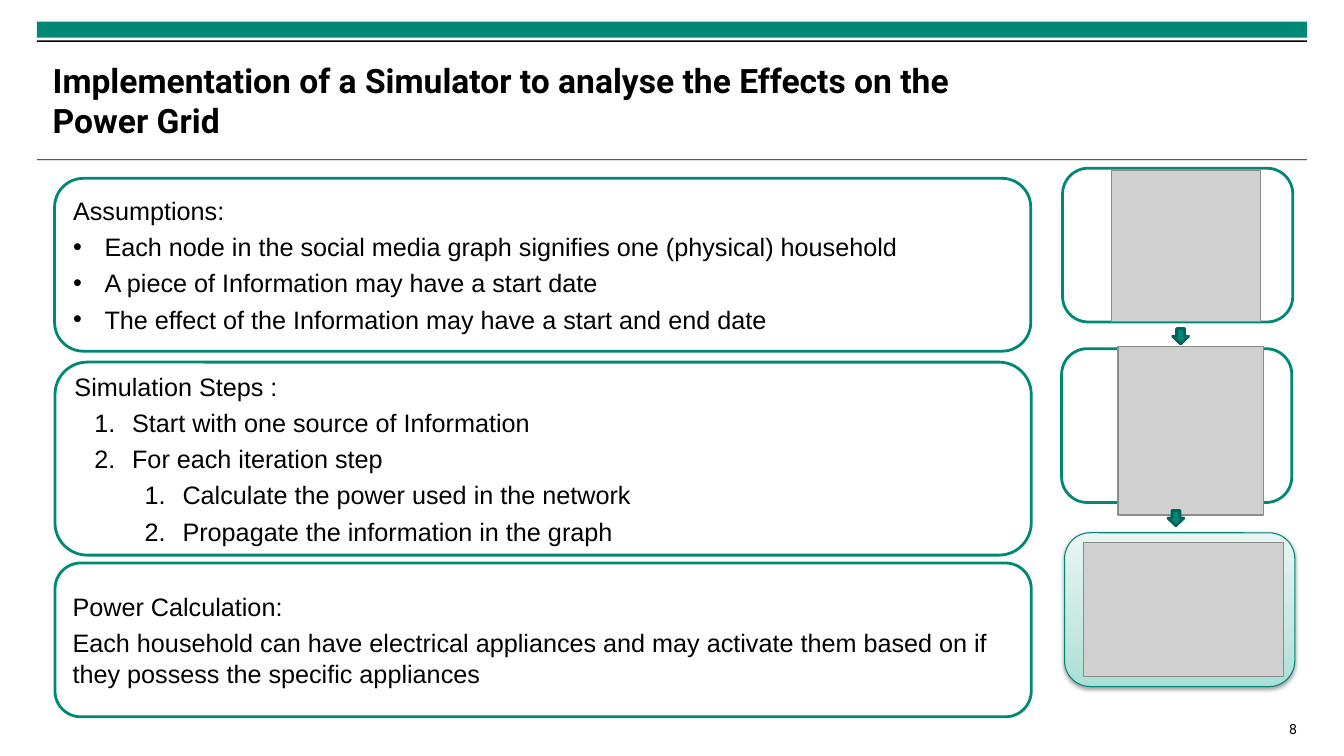
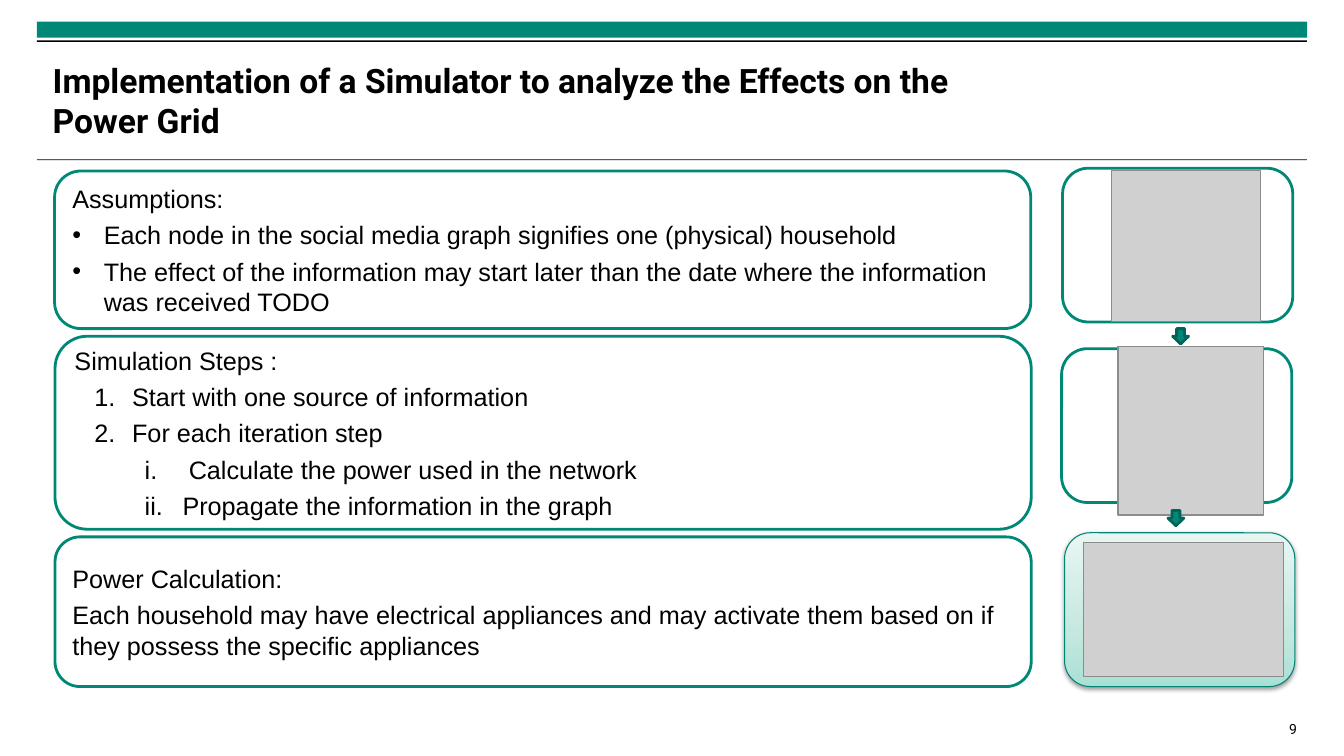
Before and after one commit to isabella-grieser/Modeling-and-Monitoring-Social-Media-Dynamics-to-predict-Electricity-Demand-Peaks, a slide deck: slide 9 of presentations/Zwischenpräsentation.pptx (slide 8 before the commit). Drawn at 1344x756 pixels with LibreOffice and Linux fonts; fonts in the diff are those of the drawing; grey boxes stand for pictures; background and template pictures are left out. Boxes give left, top, right and bottom in pixels: in the first picture for what was removed or moved away, otherwise in the second. Text is boxed around its words. In the diff, an @@ line names an element or a change of style, - is before the commit and + after.

```diff
--- a/presentations/Zwischenpräsentation.pptx
+++ b/presentations/Zwischenpräsentation.pptx
@@ title at [53, 67, 948, 134]: text changed @@
-Implementation of a Simulator to analyse the Effects on the Power Grid
+Implementation of a Simulator to analyze the Effects on the Power Grid
@@ rounded rectangle "Assumptions:": place and size @@
-rounded rectangle "Assumptions:" at [54, 178, 1031, 352]
+rounded rectangle "Assumptions:" at [54, 171, 1031, 329]
@@ text in rounded rectangle at [104, 262, 987, 312]: text changed @@
-• A piece of Information may have a start date
-• The effect of the Information may have a start and end date
+• The effect of the information may start later than the date where the information was received TODO
@@ rounded rectangle "Simulation Steps :": place and size @@
-rounded rectangle "Simulation Steps :" at [55, 362, 1032, 555]
+rounded rectangle "Simulation Steps :" at [55, 337, 1032, 529]
@@ text in rounded rectangle at [132, 387, 529, 407]: text changed @@
-1. Start with one source of Information
+1. Start with one source of information
@@ text in rounded rectangle at [183, 460, 637, 521]: bullet 1. to i. @@
@@ rounded rectangle "Power Calculation:": place and size @@
-rounded rectangle "Power Calculation:" at [55, 564, 1032, 718]
+rounded rectangle "Power Calculation:" at [55, 537, 1032, 687]
@@ text in rounded rectangle at [72, 605, 994, 660]: text changed @@
-Each household can have electrical appliances and may activate them based on if they possess the specific appliances
+Each household may have electrical appliances and may activate them based on if they possess the specific appliances
@@ page number at [1289, 724, 1297, 734]: text changed @@
-8
+9
```
Also in this commit, not shown: 11 other slides changed, 1 slide added, 9 other files.
